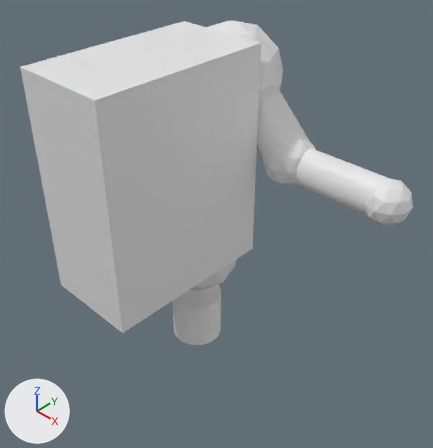
The Blender file fpsgame/Assets/Models/Blender/yeetman.blend, before and after one commit.
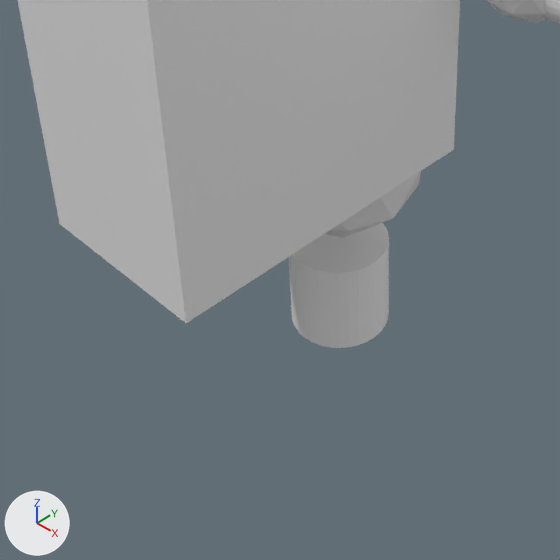
Each version appears first whole from a camera (50 mm lens) standing at (4.39, -3.59, 3.72) and looking at (0.4, 0.54, -0.17), and next in a close-up on the part from 7% to 70% of the width and 39% to 100% of the height. The lights are fixed; the arrows at lower left show +X, +Y and +Z.
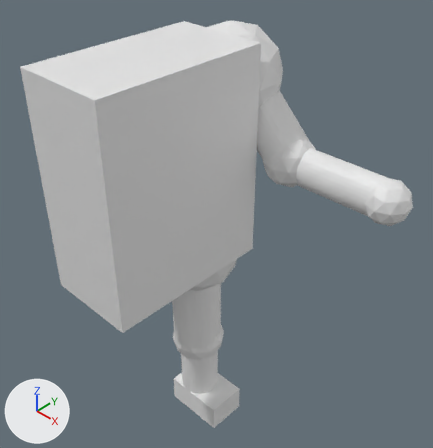
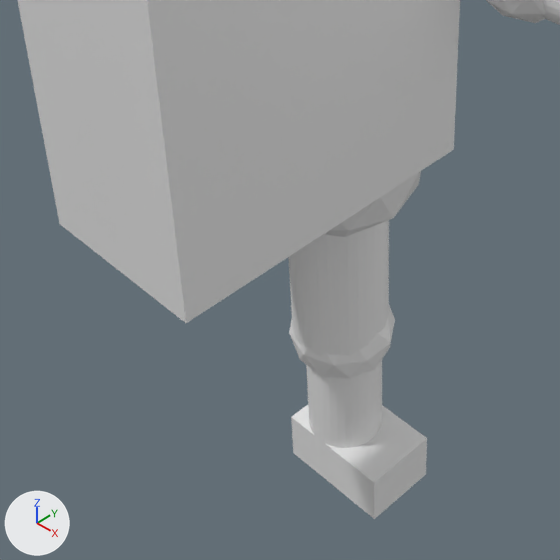
Where the change shows, as pixel boxes (x1, y1, x2, y2) in the close-ups (560 x 560 px):
'Cylinder.002', moved, rescaled: before (289, 223, 389, 348); after (289, 220, 389, 357)
'Cube.001', added: after (291, 405, 427, 519)
'Cylinder.003', added: after (306, 360, 382, 464)
'Icosphere.004', added: after (289, 305, 395, 378)

What the commit changed:
Mesh me_cylinder_003 is new.
It has 128 vertices, 98 faces and spans x -1.0..1.0, y -1.0..1.0, z -1.0..3.18.
Object 'Cylinder.002' (ob_cylinder_002) moves from (-0.001, 0.575, -1.778) to (-0.001, 0.575, -1.476).
Object 'Cylinder.002' (ob_cylinder_002) is rescaled from (0.324, 0.324, 0.324) to (0.324, 0.324, 0.775).
Object 'Cube.001' (ob_cube_001) is new; it shows a copy of the mesh of ob_cube.
Its location is (0.121, 0.611, -3.358).
Its scale is (0.417, 0.267, 0.194).
Object 'Cylinder.003' (ob_cylinder_003) is new; it shows me_cylinder_003.
Its location is (-0.001, 0.602, -3.132).
Its scale is (0.263, 0.263, 0.263).
Object 'Icosphere.004' (ob_icosphere_004) is new; it shows a copy of the mesh of ob_icosphere_003.
Its location is (-0.001, 0.592, -2.237).
Its scale is (0.361, 0.361, 0.361).
